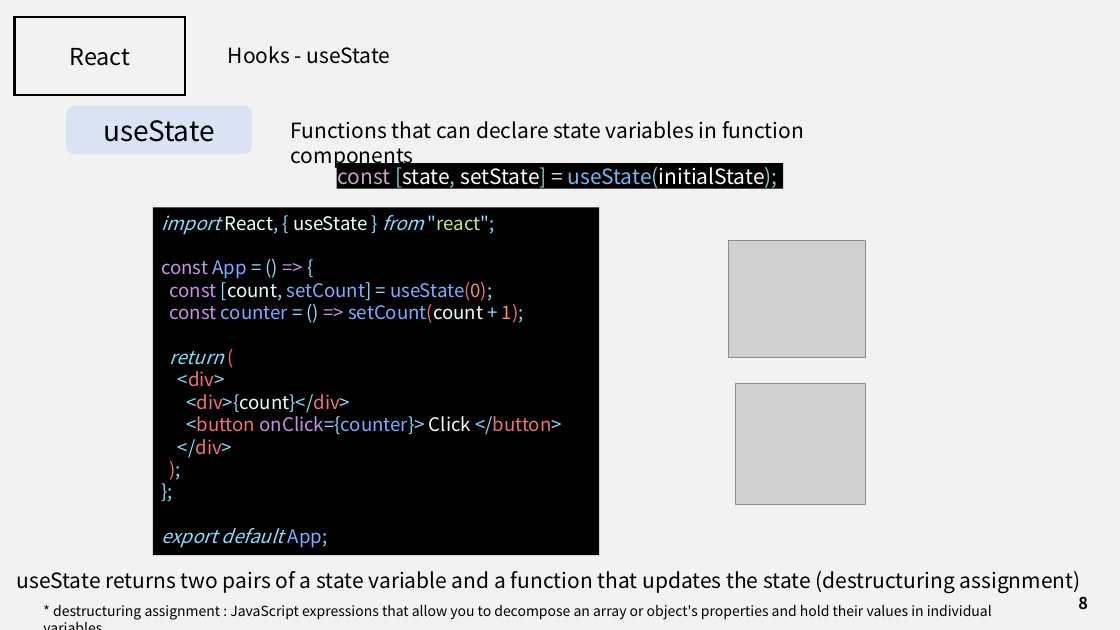
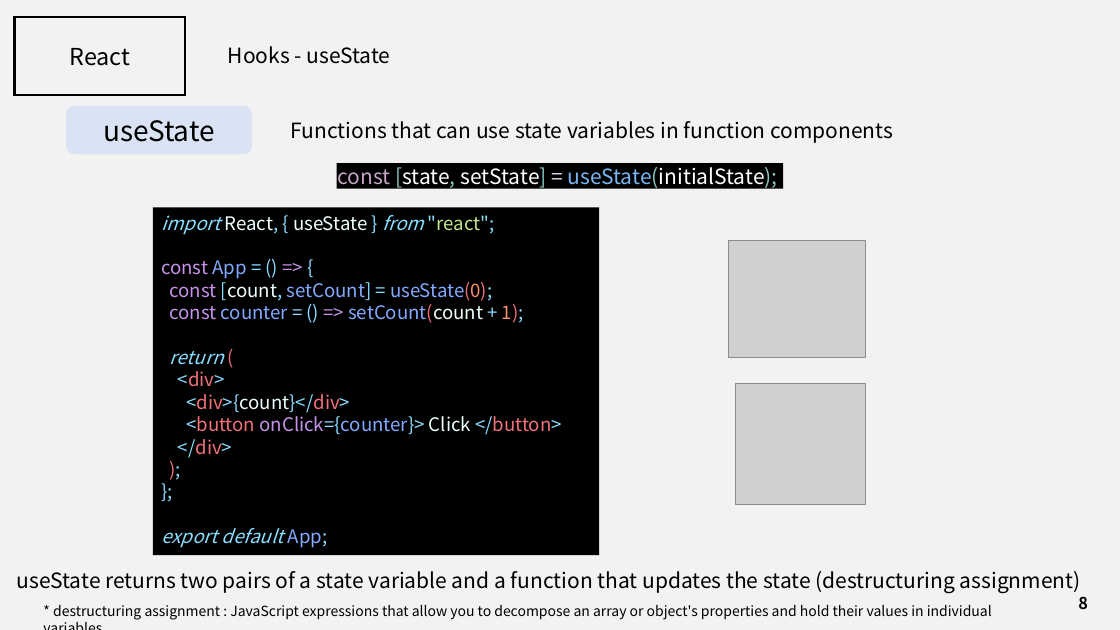
Before and after one commit to J3SUNG/Seminar, a slide deck: slide 8 of 210224_React_2.pptx. Drawn at 1120x630 pixels with LibreOffice and Linux fonts; fonts in the diff are those of the drawing; grey boxes stand for pictures. Boxes give left, top, right and bottom in pixels: in the first picture for what was removed or moved away, otherwise in the second. Text is boxed around its words. In the diff, an @@ line names an element or a change of style, - is before the commit and + after.

```diff
--- a/210224_React_2.pptx
+++ b/210224_React_2.pptx
@@ text at (x1=291, y1=121, x2=893, y2=143): text changed @@
-Functions that can declare state variables in function components
+Functions that can use state variables in function components
```
Also in this commit, not shown: 4 other slides changed, 1 other file.
